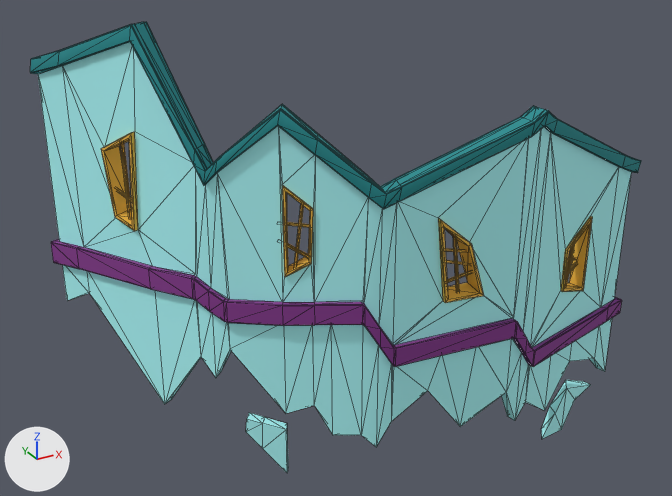
The FBX model Assets/Art/Environment/Corridor_ScannerPlatforming_1.FBX, before and after one commit.
Camera for both pictures: a camera (50 mm lens) standing at (-25.94, -17.38, 25.81) and looking at (-11.94, 8.08, 13.08). Every picture has the same lights, and +X, +Y and +Z are marked at lower left. Mesh edges are drawn as thin lines. Where no turn or scale is listed for an object, it has been applied to the vertices. Vertices at the same position are counted once.
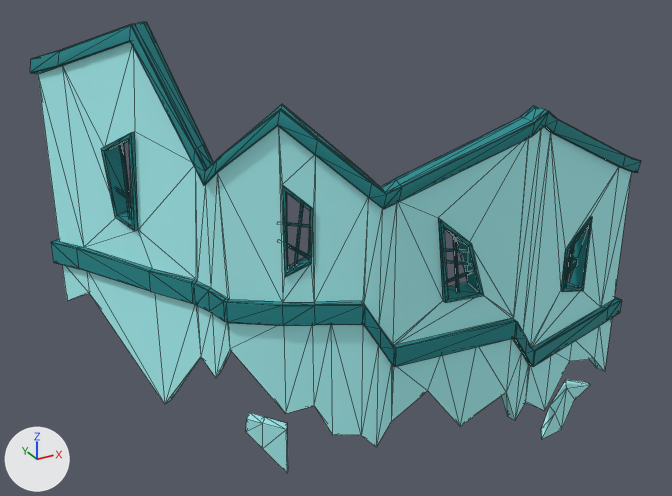
The change, as a diff of the scene's bpy script:
```diff
--- a/Assets/Art/Environment/Corridor_ScannerPlatforming_1.FBX.py
+++ b/Assets/Art/Environment/Corridor_ScannerPlatforming_1.FBX.py
@@ me_mesh @@
 me_mesh.from_pydata(...)  # 773 vertices, 1489 faces; spans x 1.3..20.3, y -6.2..3.0, z 5.6..21.2
 # used by ob_box002; location = (-21.82, 9.34, 0.0)
+# me_mesh part 1: all 36 vertices in x 3.3..4.7, y -2.9..-1.2, z 13.1..14.0 are moved by (0.0, 0.0, -0.1)
+# me_mesh part 2: all 391 faces that had it switch from mat_material__14 (purple #86388e) to mat_material__13 (cyan #228b8f)
+# me_mesh part 3: all 304 faces that had it switch from mat_material__15 (orange #edb942) to mat_material__13 (cyan #228b8f)
 me_mesh.materials.append(mat_material__11)
```

Where the change shows, as pixel boxes (x1, y1, x2, y2) in the pictures (672 x 496 px; the box of a moved part takes in the faces that stretch with it):
'Box002', reshaped, recoloured
    both: (30, 22, 641, 473)
part 1 of me_mesh, moved or reshaped
    both: (76, 166, 211, 404)
part 2 of me_mesh, recoloured (purple to cyan)
    both: (51, 239, 622, 367)
part 3 of me_mesh, recoloured
    both: (101, 132, 592, 303)
